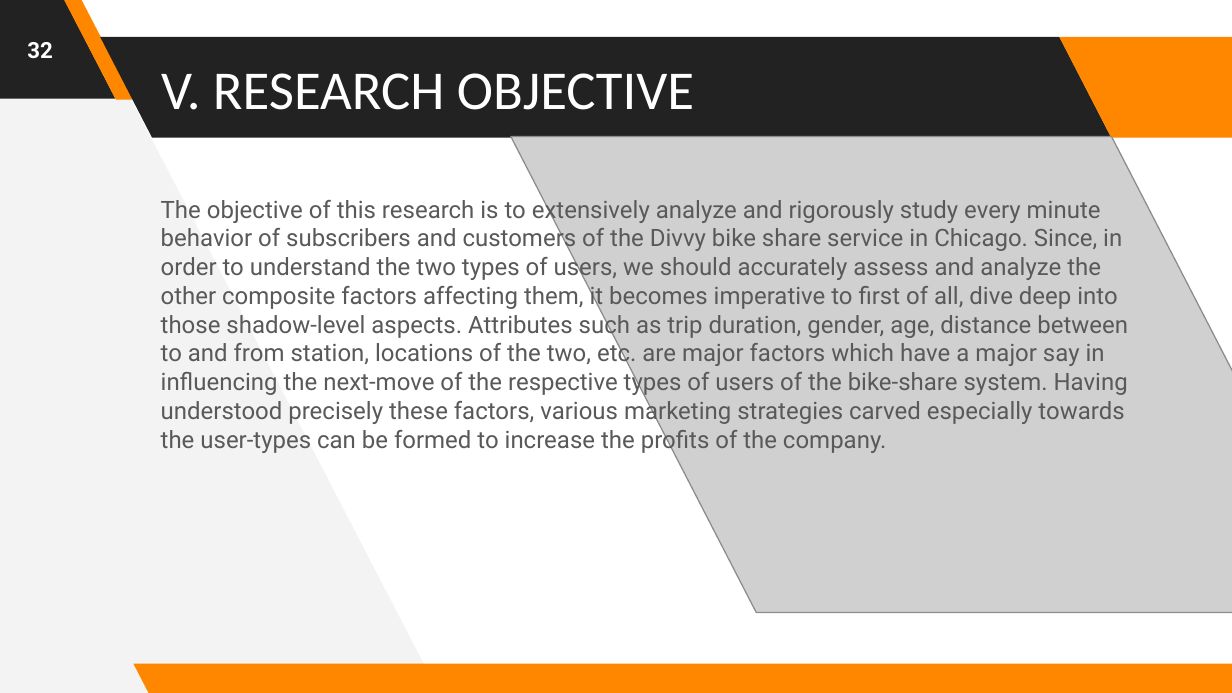
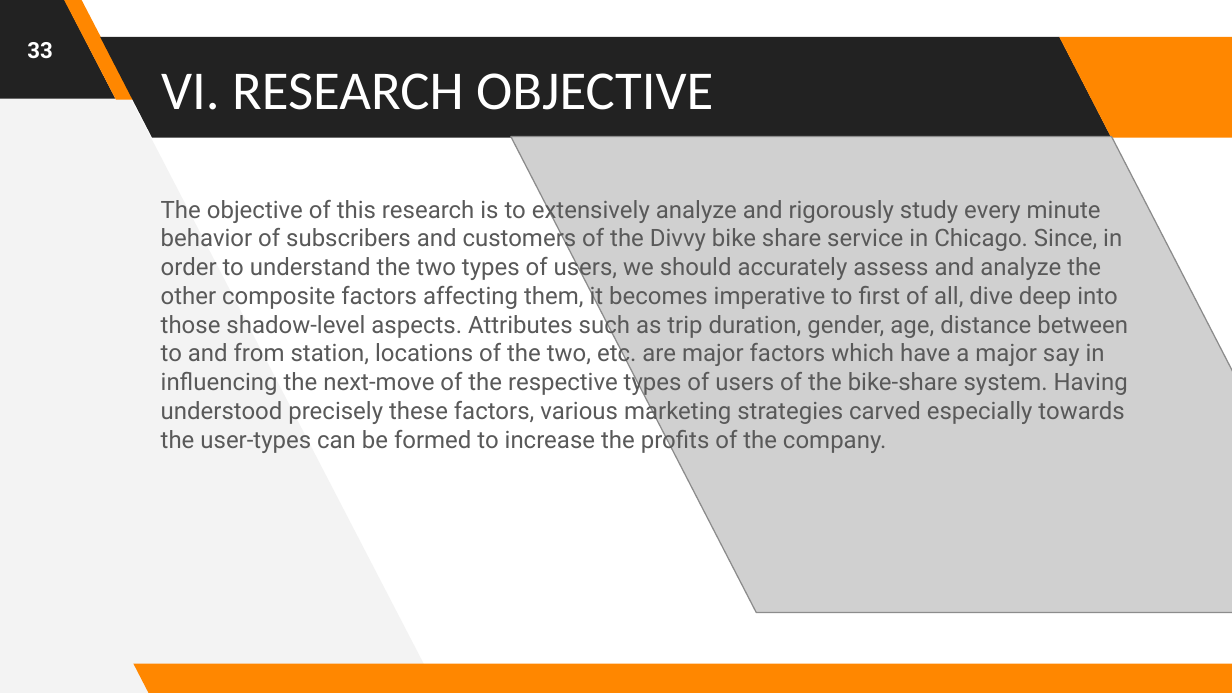
Before and after one commit to astrodestroyergithub/Divvy-Bike-Share, a slide deck: slide 33 of PPTS/19BCE1156_Tamojit_Roy_Capstone_Project_B.Tech_CSE_2019-23_Review-1.pptx (slide 32 before the commit). Drawn at 1232x693 pixels with LibreOffice and Linux fonts; fonts in the diff are those of the drawing; grey boxes stand for pictures. Boxes give left, top, right and bottom in pixels: in the first picture for what was removed or moved away, otherwise in the second. Text is boxed around its words. In the diff, an @@ line names an element or a change of style, - is before the commit and + after.

```diff
--- a/PPTS/19BCE1156_Tamojit_Roy_Capstone_Project_B.Tech_CSE_2019-23_Review-1.pptx
+++ b/PPTS/19BCE1156_Tamojit_Roy_Capstone_Project_B.Tech_CSE_2019-23_Review-1.pptx
@@ page number at (27,42,52,59): text changed @@
-32
+33
@@ title at (161,73,713,110): text changed @@
-V. RESEARCH OBJECTIVE
+VI. RESEARCH OBJECTIVE
```
Also in this commit, not shown: 5 other slides changed, 1 slide added, 1 slide removed, 1 other file.
